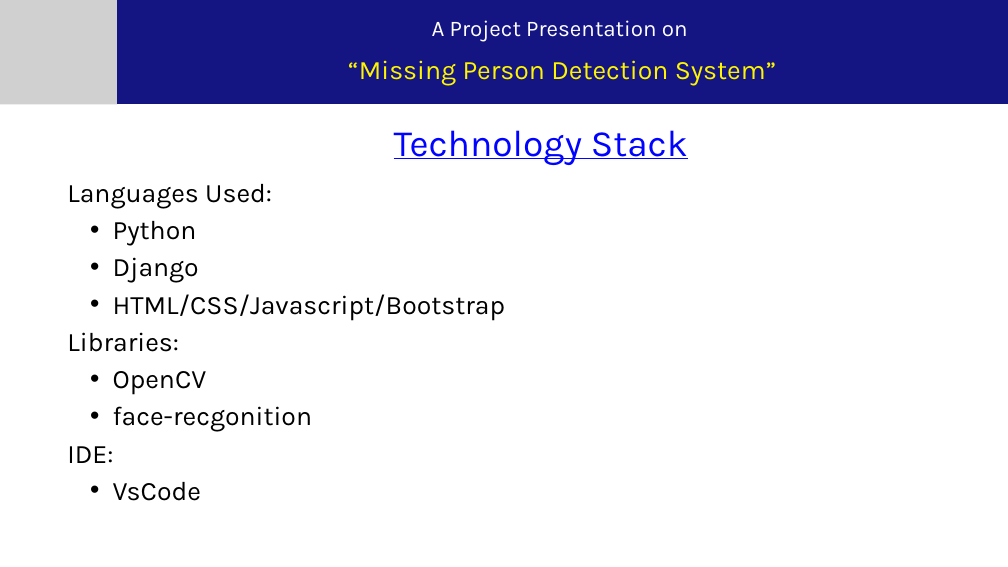
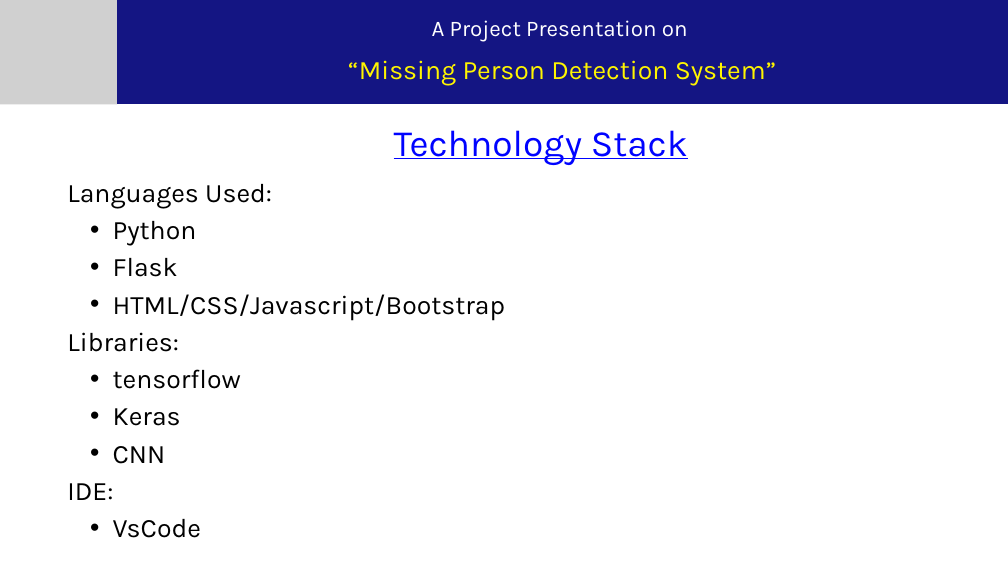
Before and after one commit to thegeek36/Missing-Person-Detection-System, a slide deck: slide 7 of Documentation/7th Semester Project Presentation.pptx (slide 6 before the commit). Drawn at 1008x567 pixels with LibreOffice and Linux fonts; fonts in the diff are those of the drawing; grey boxes stand for pictures. Boxes give left, top, right and bottom in pixels: in the first picture for what was removed or moved away, otherwise in the second. Text is boxed around its words. In the diff, an @@ line names an element or a change of style, - is before the commit and + after.

```diff
--- a/Documentation/7th Semester Project Presentation.pptx
+++ b/Documentation/7th Semester Project Presentation.pptx
@@ text at box(113, 258, 178, 277): text changed @@
-  • Django
+  • Flask
@@ text at box(113, 369, 241, 464): text changed @@
-  • OpenCV
-  • face-recgonition
+  • tensorflow
+  • Keras
+  • CNN
```
Also in this commit, not shown: 9 other slides changed, 3 slides added, 14 other files.
